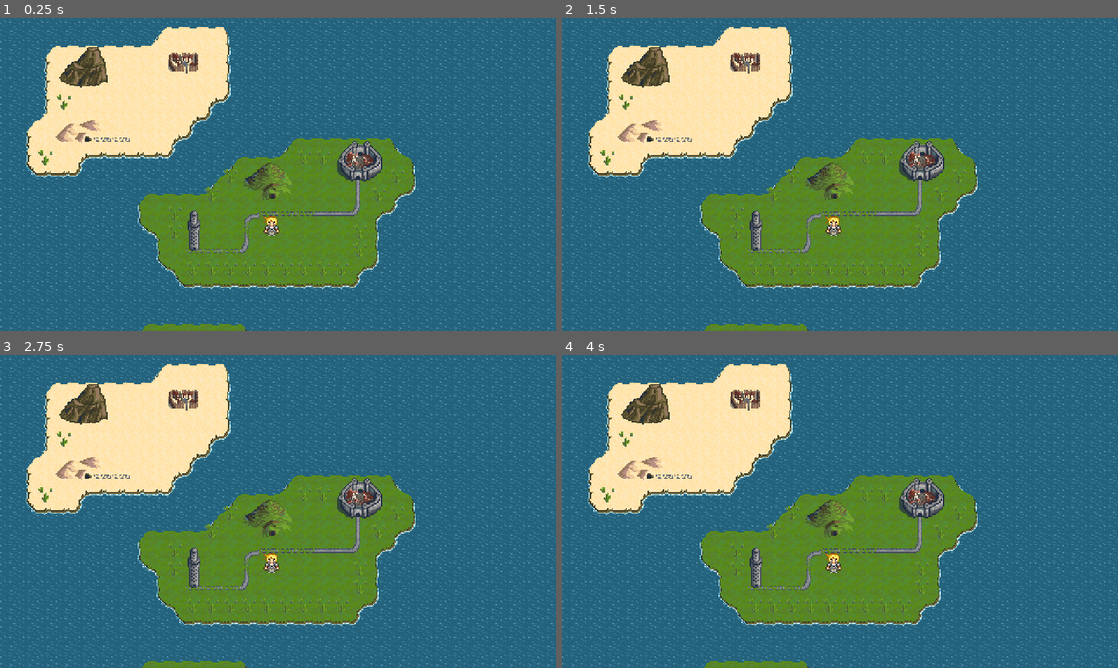
Above: before the commit, frames 1-4 (two rows, left to right).
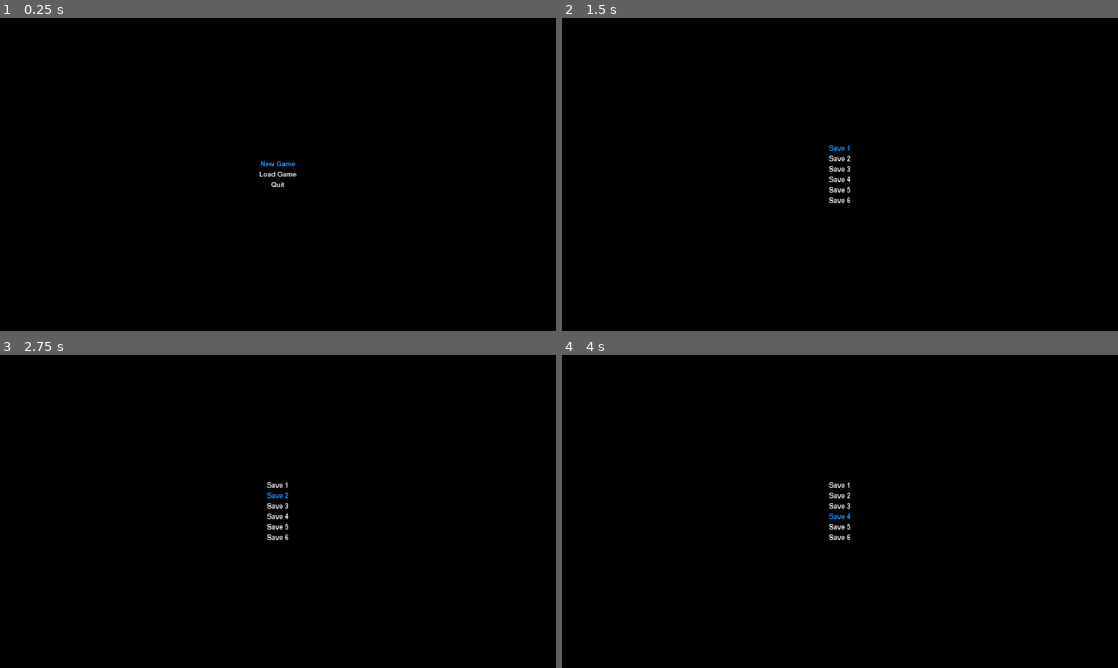
Above: after the commit, the same moments.

Repository: revan730/jrpg_godot
Game: Godot game, scene res://main_menu/main_menu.tscn
The game is run twice, just before and just after one commit, with the same random seed, the same clock (stepped at 60 frames per second) and the same inputs. Before the commit the project starts from res://overworld/overworld.tscn.
Inputs (mouse positions are in pixels of both pictures, inside the frame that each line leads up to):
- Up to frame 1 (0.25 s): no input
- Up to frame 2 (1.5 s): click (840, 174) at 0.5 s, where only the run after the commit has a clickable "Load Game"; click (840, 149) at 1.25 s, where only the run after the commit has a clickable "Save 1"
- Up to frame 3 (2.75 s): click (278, 495) at 2 s, where only the run after the commit has a clickable "Save 2"
- Up to frame 4 (4 s): click (840, 505) at 2.75 s, where only the run after the commit has a clickable "Save 3"; click (840, 517) at 3.5 s, where only the run after the commit has a clickable "Save 4"

The runs differ from the first frame. In frame 1, 100% of the frame differs, in the area x 0-100%, y 0-100%; in frame 2, 100%; in frame 3, 100%; in frame 4, 100%.
Error before the commit: Cannot call method 'find_child' on a null value. (res://worldmap/inventory_container.gd:11)
Error after the commit: Attempt to call function 'get_as_text' in base 'null instance' on a null instance. (res://save_load_manager.gd:30)

Commit message:
Main menu with game loading

Diff:
--- a/battle/battle.tscn
+++ b/battle/battle.tscn
@@ -1,7 +1,8 @@
-[gd_scene load_steps=3 format=3 uid="uid://dv1wdfdrj1l81"]
+[gd_scene load_steps=4 format=3 uid="uid://dv1wdfdrj1l81"]
 
 [ext_resource type="Script" path="res://battle/battle.gd" id="1_0quch"]
 [ext_resource type="Texture2D" uid="uid://blhwubhyye76p" path="res://battle/dungeon1.png" id="2_qc0uo"]
+[ext_resource type="Theme" uid="uid://ba76eedavb44n" path="res://ui/blue_theme.tres" id="3_umlwg"]
 
 [node name="battle" type="Node2D"]
 script = ExtResource("1_0quch")
@@ -28,6 +29,7 @@
 offset_top = -78.0
 grow_horizontal = 2
 grow_vertical = 0
+theme = ExtResource("3_umlwg")
 theme_override_constants/separation = 0
 
 [node name="actions_log_bar" type="PanelContainer" parent="ui/VBoxContainer"]
--- a/dungeon/dungeon.gd
+++ b/dungeon/dungeon.gd
@@ -5,16 +5,21 @@
 @onready var battleData = get_node("/root/BattleData")
 
 func _ready():
-	match teleportData.teleported_from:
-		teleportData.Teleports.OVERWORLD_DUNGEON_NORTH:
-			$player.global_position = $teleport_from_north.global_position
-		teleportData.Teleports.OVERWORLD_DUNGEON_SOUTH:
-			$player.global_position = $teleport_from_south.global_position
-	if battleData.return_from_battle:
-		get_node(battleData.enemy_placement_to_remove).queue_free()
-		$player.global_position = battleData.player_party_placement
-		battleData.removed_placements_dungeon.append(battleData.enemy_placement_to_remove)
-		battleData.return_from_battle = false
+	if (teleportData.position_from_save):
+		$player.global_position = teleportData.position_from_save
+		teleportData.position_from_save = Vector2.ZERO
+		get_tree().paused = false
+	else:
+		match teleportData.teleported_from:
+			teleportData.Teleports.OVERWORLD_DUNGEON_NORTH:
+				$player.global_position = $teleport_from_north.global_position
+			teleportData.Teleports.OVERWORLD_DUNGEON_SOUTH:
+				$player.global_position = $teleport_from_south.global_position
+		if battleData.return_from_battle:
+			get_node(battleData.enemy_placement_to_remove).queue_free()
+			$player.global_position = battleData.player_party_placement
+			battleData.removed_placements_dungeon.append(battleData.enemy_placement_to_remove)
+			battleData.return_from_battle = false
 	if battleData.removed_placements_dungeon.size() > 0:
 		for p in battleData.removed_placements_dungeon:
 			get_node(p).queue_free()
--- /dev/null
+++ b/main_menu/load_game.gd
@@ -0,0 +1,28 @@
+extends Node2D
+
+@onready var saveLoadManager = get_node("/root/SaveLoadManager")
+
+func _ready():
+	$load_ui/menu_panel/VBoxContainer.find_next_valid_focus().grab_focus()
+
+func _input(event):
+	if event.is_action_pressed("ui_cancel"):
+		get_tree().change_scene_to_file("res://main_menu/main_menu.tscn")
+
+func _on_load_slot_1_btn_pressed():
+	saveLoadManager.load_game(1)
+
+func _on_load_slot_2_btn_pressed():
+	saveLoadManager.load_game(2)
+
+func _on_load_slot_3_btn_pressed():
+	saveLoadManager.load_game(3)
+
+func _on_load_slot_4_btn_pressed():
+	saveLoadManager.load_game(4)
+
+func _on_load_slot_5_btn_pressed():
+	saveLoadManager.load_game(5)
+
+func _on_load_slot_6_btn_pressed():
+	saveLoadManager.load_game(6)
--- /dev/null
+++ b/main_menu/load_game.tscn
@@ -0,0 +1,57 @@
+[gd_scene load_steps=3 format=3 uid="uid://crx50j8jntrud"]
+
+[ext_resource type="Script" path="res://main_menu/load_game.gd" id="1_yldd2"]
+[ext_resource type="Theme" uid="uid://boq5eh4x7jbpv" path="res://main_menu/main_menu_theme.tres" id="2_150h2"]
+
+[node name="LoadGameScene" type="Node2D"]
+script = ExtResource("1_yldd2")
+
+[node name="load_ui" type="CanvasLayer" parent="."]
+
+[node name="menu_panel" type="PanelContainer" parent="load_ui"]
+anchors_preset = 8
+anchor_left = 0.5
+anchor_top = 0.5
+anchor_right = 0.5
+anchor_bottom = 0.5
+offset_left = -20.0
+offset_top = -20.0
+offset_right = 20.0
+offset_bottom = 20.0
+grow_horizontal = 2
+grow_vertical = 2
+theme = ExtResource("2_150h2")
+
+[node name="VBoxContainer" type="VBoxContainer" parent="load_ui/menu_panel"]
+layout_mode = 2
+
+[node name="load_slot_1_btn" type="Button" parent="load_ui/menu_panel/VBoxContainer"]
+layout_mode = 2
+text = "Save 1"
+
+[node name="load_slot_2_btn" type="Button" parent="load_ui/menu_panel/VBoxContainer"]
+layout_mode = 2
+text = "Save 2"
+
+[node name="load_slot_3_btn" type="Button" parent="load_ui/menu_panel/VBoxContainer"]
+layout_mode = 2
+text = "Save 3"
+
+[node name="load_slot_4_btn" type="Button" parent="load_ui/menu_panel/VBoxContainer"]
+layout_mode = 2
+text = "Save 4"
+
+[node name="load_slot_5_btn" type="Button" parent="load_ui/menu_panel/VBoxContainer"]
+layout_mode = 2
+text = "Save 5"
+
+[node name="load_slot_6_btn" type="Button" parent="load_ui/menu_panel/VBoxContainer"]
+layout_mode = 2
+text = "Save 6"
+
+[connection signal="pressed" from="load_ui/menu_panel/VBoxContainer/load_slot_1_btn" to="." method="_on_load_slot_1_btn_pressed"]
+[connection signal="pressed" from="load_ui/menu_panel/VBoxContainer/load_slot_2_btn" to="." method="_on_load_slot_2_btn_pressed"]
+[connection signal="pressed" from="load_ui/menu_panel/VBoxContainer/load_slot_3_btn" to="." method="_on_load_slot_3_btn_pressed"]
+[connection signal="pressed" from="load_ui/menu_panel/VBoxContainer/load_slot_4_btn" to="." method="_on_load_slot_4_btn_pressed"]
+[connection signal="pressed" from="load_ui/menu_panel/VBoxContainer/load_slot_5_btn" to="." method="_on_load_slot_5_btn_pressed"]
+[connection signal="pressed" from="load_ui/menu_panel/VBoxContainer/load_slot_6_btn" to="." method="_on_load_slot_6_btn_pressed"]
--- /dev/null
+++ b/main_menu/main_menu.gd
@@ -0,0 +1,13 @@
+extends Node2D
+
+func _ready():
+	$menu_ui/menu_panel/VBoxContainer.find_next_valid_focus().grab_focus()
+
+func _on_new_game_btn_pressed():
+	get_tree().change_scene_to_file("res://overworld/overworld.tscn")
+
+func _on_load_game_btn_pressed():
+	get_tree().change_scene_to_file("res://main_menu/load_game.tscn")
+
+func _on_exit_btn_pressed():
+	get_tree().quit()
--- /dev/null
+++ b/main_menu/main_menu.tscn
@@ -0,0 +1,49 @@
+[gd_scene load_steps=3 format=3 uid="uid://cn0gck1kxn6if"]
+
+[ext_resource type="Theme" uid="uid://boq5eh4x7jbpv" path="res://main_menu/main_menu_theme.tres" id="1_gh38d"]
+[ext_resource type="Script" path="res://main_menu/main_menu.gd" id="1_hu6xb"]
+
+[node name="MainMenu" type="Node2D"]
+script = ExtResource("1_hu6xb")
+
+[node name="menu_ui" type="CanvasLayer" parent="."]
+
+[node name="menu_panel" type="PanelContainer" parent="menu_ui"]
+anchors_preset = 8
+anchor_left = 0.5
+anchor_top = 0.5
+anchor_right = 0.5
+anchor_bottom = 0.5
+offset_left = -150.0
+offset_top = -52.0
+offset_right = 150.0
+offset_bottom = 52.0
+grow_horizontal = 2
+grow_vertical = 2
+size_flags_horizontal = 3
+theme = ExtResource("1_gh38d")
+
+[node name="VBoxContainer" type="VBoxContainer" parent="menu_ui/menu_panel"]
+layout_mode = 2
+theme = ExtResource("1_gh38d")
+
+[node name="new_game_btn" type="Button" parent="menu_ui/menu_panel/VBoxContainer"]
+layout_mode = 2
+theme = ExtResource("1_gh38d")
+text = "New Game"
+
+[node name="load_game_btn" type="Button" parent="menu_ui/menu_panel/VBoxContainer"]
+layout_mode = 2
+theme = ExtResource("1_gh38d")
+text = "Load Game
+"
+
+[node name="exit_btn" type="Button" parent="menu_ui/menu_panel/VBoxContainer"]
+layout_mode = 2
+theme = ExtResource("1_gh38d")
+text = "Quit
+"
+
+[connection signal="pressed" from="menu_ui/menu_panel/VBoxContainer/new_game_btn" to="." method="_on_new_game_btn_pressed"]
+[connection signal="pressed" from="menu_ui/menu_panel/VBoxContainer/load_game_btn" to="." method="_on_load_game_btn_pressed"]
+[connection signal="pressed" from="menu_ui/menu_panel/VBoxContainer/exit_btn" to="." method="_on_exit_btn_pressed"]
--- /dev/null
+++ b/main_menu/main_menu_theme.tres
@@ -0,0 +1,30 @@
+[gd_resource type="Theme" load_steps=8 format=3 uid="uid://boq5eh4x7jbpv"]
+
+[ext_resource type="FontFile" uid="uid://k06pvk5wihyb" path="res://ui/FreeSansBold.ttf" id="1_j2n60"]
+
+[sub_resource type="StyleBoxEmpty" id="StyleBoxEmpty_ssql0"]
+
+[sub_resource type="StyleBoxEmpty" id="StyleBoxEmpty_n7e5p"]
+
+[sub_resource type="StyleBoxEmpty" id="StyleBoxEmpty_ogboa"]
+
+[sub_resource type="StyleBoxEmpty" id="StyleBoxEmpty_6tdes"]
+
+[sub_resource type="StyleBoxEmpty" id="StyleBoxEmpty_kbq4v"]
+
+[sub_resource type="StyleBoxEmpty" id="StyleBoxEmpty_8gn0d"]
+
+[resource]
+Button/colors/font_focus_color = Color(0.117647, 0.564706, 1, 1)
+Button/colors/font_hover_color = Color(0.117647, 0.564706, 1, 1)
+Button/colors/font_hover_pressed_color = Color(0.117647, 0.564706, 1, 1)
+Button/colors/font_pressed_color = Color(0.117647, 0.564706, 1, 1)
+Button/font_sizes/font_size = 24
+Button/fonts/font = ExtResource("1_j2n60")
+Button/styles/disabled = SubResource("StyleBoxEmpty_ssql0")
+Button/styles/focus = SubResource("StyleBoxEmpty_n7e5p")
+Button/styles/hover = SubResource("StyleBoxEmpty_ogboa")
+Button/styles/normal = SubResource("StyleBoxEmpty_6tdes")
+Button/styles/pressed = SubResource("StyleBoxEmpty_kbq4v")
+PanelContainer/styles/panel = SubResource("StyleBoxEmpty_8gn0d")
+VBoxContainer/constants/separation = 4
--- a/overworld/overworld.tscn
+++ b/overworld/overworld.tscn
@@ -68,6 +68,9 @@
 position = Vector2(91.5, 312)
 shape = SubResource("RectangleShape2D_12e8u")
 
+[node name="inventory_container" parent="gui" index="1"]
+visible = true
+
 [node name="MarginContainer" parent="gui/main_menu_container" index="0"]
 theme_override_constants/margin_left = 20
 theme_override_constants/margin_top = 20
--- a/project.godot
+++ b/project.godot
@@ -11,7 +11,7 @@
 [application]
 
 config/name="jrpg_godot"
-run/main_scene="res://overworld/overworld.tscn"
+run/main_scene="res://main_menu/main_menu.tscn"
 config/features=PackedStringArray("4.2", "Forward Plus")
 config/icon="res://icon.svg"
 
@@ -20,6 +20,7 @@
 TeleportData="*res://teleport_data.gd"
 PlayerParty="*res://player_party.gd"
 BattleData="*res://battle_data.gd"
+SaveLoadManager="*res://save_load_manager.gd"
 
 [display]
 
@@ -27,10 +28,6 @@
 window/size/viewport_height=1080
 window/stretch/mode="canvas_items"
 window/stretch/aspect="expand"
-
-[gui]
-
-theme/custom="res://ui/blue_theme.tres"
 
 [input]
 
--- /dev/null
+++ b/save_load_manager.gd
@@ -0,0 +1,39 @@
+extends Node
+
+@onready var playerParty = get_node("/root/PlayerParty")
+@onready var battleData = get_node("/root/BattleData")
+@onready var teleportData = get_node("/root/TeleportData")
+
+func save_game(slot_num: int, serialized_world):
+	var save_data = {
+		"party": playerParty.serialize_for_save(),
+		"battleData": battleData.serialize_for_save(),
+		"teleportData": teleportData.serialize_for_save(),
+		"scene": serialized_world
+	}
+
+	print_debug(playerParty.serialize_for_save())
+	print_debug(battleData.serialize_for_save())
+	print_debug(teleportData.serialize_for_save())
+	print_debug(serialized_world)
+
+	var save_file = "user://%s.save" % slot_num
+	var file_handle = FileAccess.open(save_file, FileAccess.WRITE)
+	var json = JSON.new()
+	file_handle.store_line(json.stringify(save_data))
+	file_handle.close()
+
+func load_game(slot_num: int):
+	var save_file = "user://%s.save" % slot_num
+	var file_handle = FileAccess.open(save_file, FileAccess.READ)
+	# TODO: Handle the case when there is no file
+	var json_data = file_handle.get_as_text()
+	var json = JSON.new()
+	var save_data = json.parse_string(json_data)
+	print_debug(save_data)
+
+	battleData.load_from_save(save_data.battleData)
+	teleportData.load_from_save(save_data.teleportData)
+	playerParty.load_from_save(save_data.party)
+	teleportData.position_from_save = Vector2(save_data.scene.player_pos.x, save_data.scene.player_pos.y)
+	get_tree().change_scene_to_file(save_data.scene.scene)
--- a/worldmap/inventory_container.gd
+++ b/worldmap/inventory_container.gd
@@ -8,7 +8,7 @@
 @onready var inventory_items_list = get_node("MarginContainer/VBoxContainer/inventory_items")
 @onready var item_description_label = get_node("MarginContainer/VBoxContainer/description_and_gold/item_description")
 @onready var gold_label = get_node("MarginContainer/VBoxContainer/description_and_gold/gold_value")
-@onready var message_box = get_tree().get_root().get_child(3).find_child("gui").find_child("message_box") # TODO: Hardcoded, fix
+@onready var message_box = get_tree().get_root().get_child(4).find_child("gui").find_child("message_box") # TODO: Hardcoded, fix
 
 func reload_inventory_items():
 	inventory_items_list.clear()
--- a/worldmap/trader.gd
+++ b/worldmap/trader.gd
@@ -8,7 +8,7 @@
 @onready var inventory_items_list = get_node("MarginContainer/VBoxContainer/inventory_items")
 @onready var item_description_label = get_node("MarginContainer/VBoxContainer/description_and_gold/item_description")
 @onready var gold_label = get_node("MarginContainer/VBoxContainer/description_and_gold/gold_value")
-@onready var message_box = get_tree().get_root().get_child(3).find_child("gui").find_child("message_box") # TODO: Hardcoded, fix
+@onready var message_box = get_tree().get_root().get_child(4).find_child("gui").find_child("message_box") # TODO: Hardcoded, fix
 
 var trader_stock: Array[Item] = [HealthPotion.new(), ManaPotion.new(), PhoenixDown.new()]
 
--- a/worldmap/wizard.gd
+++ b/worldmap/wizard.gd
@@ -8,7 +8,7 @@
 @onready var inventory_items_list = get_node("MarginContainer/VBoxContainer/inventory_items")
 @onready var item_description_label = get_node("MarginContainer/VBoxContainer/description_and_gold/item_description")
 @onready var gold_label = get_node("MarginContainer/VBoxContainer/description_and_gold/gold_value")
-@onready var message_box = get_tree().get_root().get_child(3).find_child("gui").find_child("message_box") # TODO: Hardcoded, fix
+@onready var message_box = get_tree().get_root().get_child(4).find_child("gui").find_child("message_box") # TODO: Hardcoded, fix
 
 var wizard_stock: Array[Spell] = [Fireball.new(), Lightning.new()]
 
--- a/worldmap/worldmap.gd
+++ b/worldmap/worldmap.gd
@@ -5,6 +5,7 @@
 @onready var playerParty = get_node("/root/PlayerParty")
 @onready var battleData = get_node("/root/BattleData")
 @onready var teleportData = get_node("/root/TeleportData")
+@onready var saveLoadManager = get_node("/root/SaveLoadManager")
 
 signal toggle_game_paused(is_paused: bool)
 signal toggle_inventory_opened(is_opened: bool)
@@ -26,6 +27,7 @@
 var trader_opened: bool = false
 var wizard_opened: bool = false
 var save_load_menu_opened: bool = false
+
 
 func _input(event):
 	if (event.is_action_pressed("pause")):
@@ -82,38 +84,11 @@
 	emit_signal("toggle_save_load_opened", false)
 
 func save_game(slot_num: int):
-	var save_data = {
-		"party": playerParty.serialize_for_save(),
-		"battleData": battleData.serialize_for_save(),
-		"teleportData": teleportData.serialize_for_save(),
-		"scene": self.serialize_for_save()
-	}
-
-	print_debug(playerParty.serialize_for_save())
-	print_debug(battleData.serialize_for_save())
-	print_debug(teleportData.serialize_for_save())
-	print_debug(self.serialize_for_save())
-
-	var save_file = "user://%s.save" % slot_num
-	var file_handle = FileAccess.open(save_file, FileAccess.WRITE)
-	var json = JSON.new()
-	file_handle.store_line(json.stringify(save_data))
-	file_handle.close()
+	var scene_serialized = self.serialize_for_save()
+	saveLoadManager.save_game(slot_num, scene_serialized)
 
 func load_game(slot_num: int):
-	var save_file = "user://%s.save" % slot_num
-	var file_handle = FileAccess.open(save_file, FileAccess.READ)
-	# TODO: Handle the case when there is no file
-	var json_data = file_handle.get_as_text()
-	var json = JSON.new()
-	var save_data = json.parse_string(json_data)
-	print_debug(save_data)
-
-	battleData.load_from_save(save_data.battleData)
-	teleportData.load_from_save(save_data.teleportData)
-	playerParty.load_from_save(save_data.party)
-	teleportData.position_from_save = Vector2(save_data.scene.player_pos.x, save_data.scene.player_pos.y)
-	get_tree().change_scene_to_file(save_data.scene.scene)
+	saveLoadManager.load_game(slot_num)
 
 func serialize_for_save():
 	return {
--- a/worldmap/worldmap.tscn
+++ b/worldmap/worldmap.tscn
@@ -42,6 +42,7 @@
 offset_bottom = 20.0
 grow_horizontal = 2
 grow_vertical = 2
+theme = ExtResource("2_uk17v")
 script = ExtResource("3_6i1dp")
 worldMapManager = NodePath("../..")
 
@@ -375,6 +376,7 @@
 offset_bottom = 64.5
 grow_horizontal = 2
 grow_vertical = 2
+theme = ExtResource("2_uk17v")
 script = ExtResource("8_rst8v")
 worldMapManager = NodePath("../..")
 
@@ -432,6 +434,7 @@
 offset_bottom = 64.5
 grow_horizontal = 2
 grow_vertical = 2
+theme = ExtResource("2_uk17v")
 script = ExtResource("9_dbjnm")
 worldMapManager = NodePath("../..")
 
@@ -612,6 +615,7 @@
 grow_horizontal = 2
 grow_vertical = 2
 scale = Vector2(0.996973, 1)
+theme = ExtResource("2_uk17v")
 script = ExtResource("13_vdr1k")
 
 [node name="MarginContainer" type="MarginContainer" parent="gui/load_or_save_box"]
